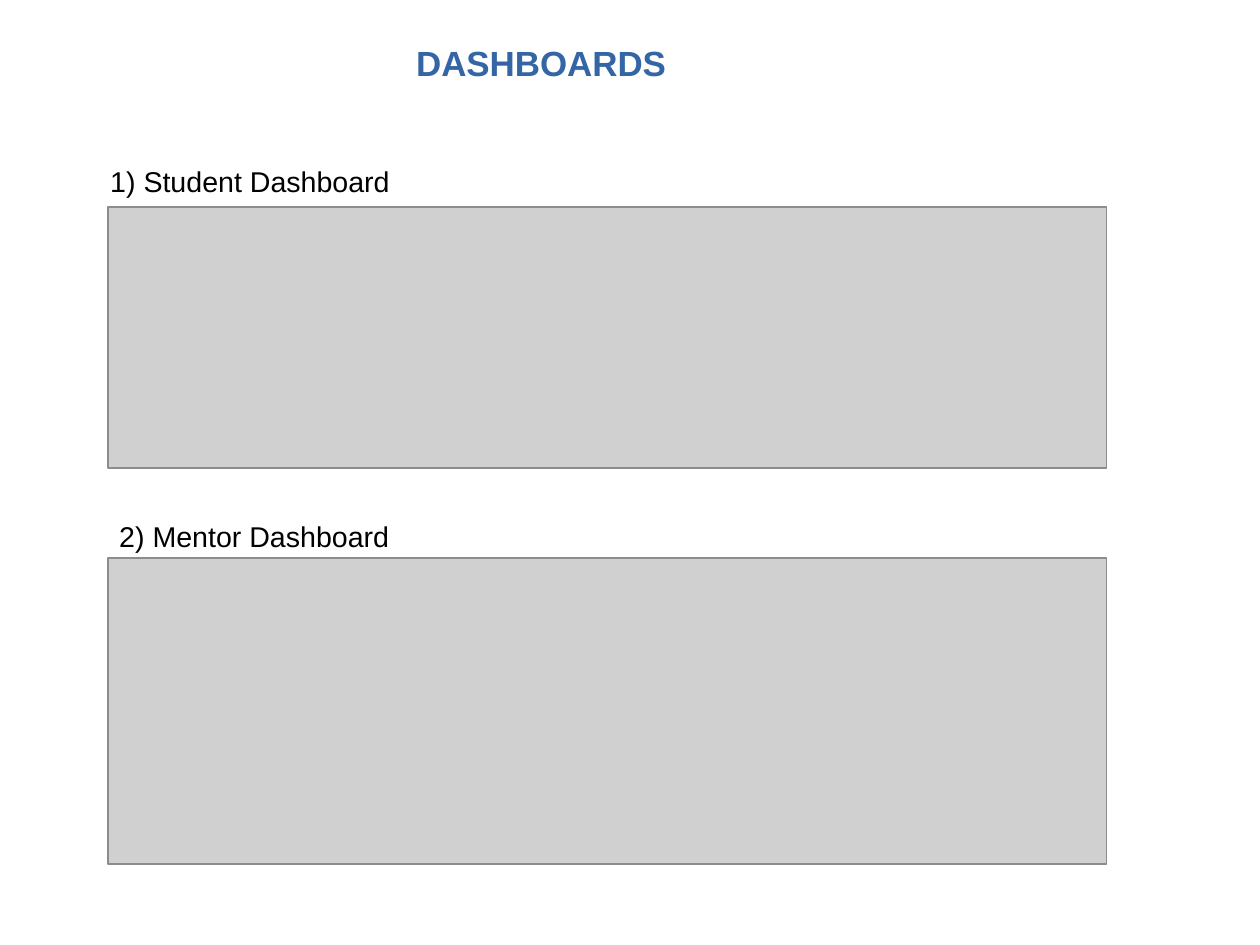
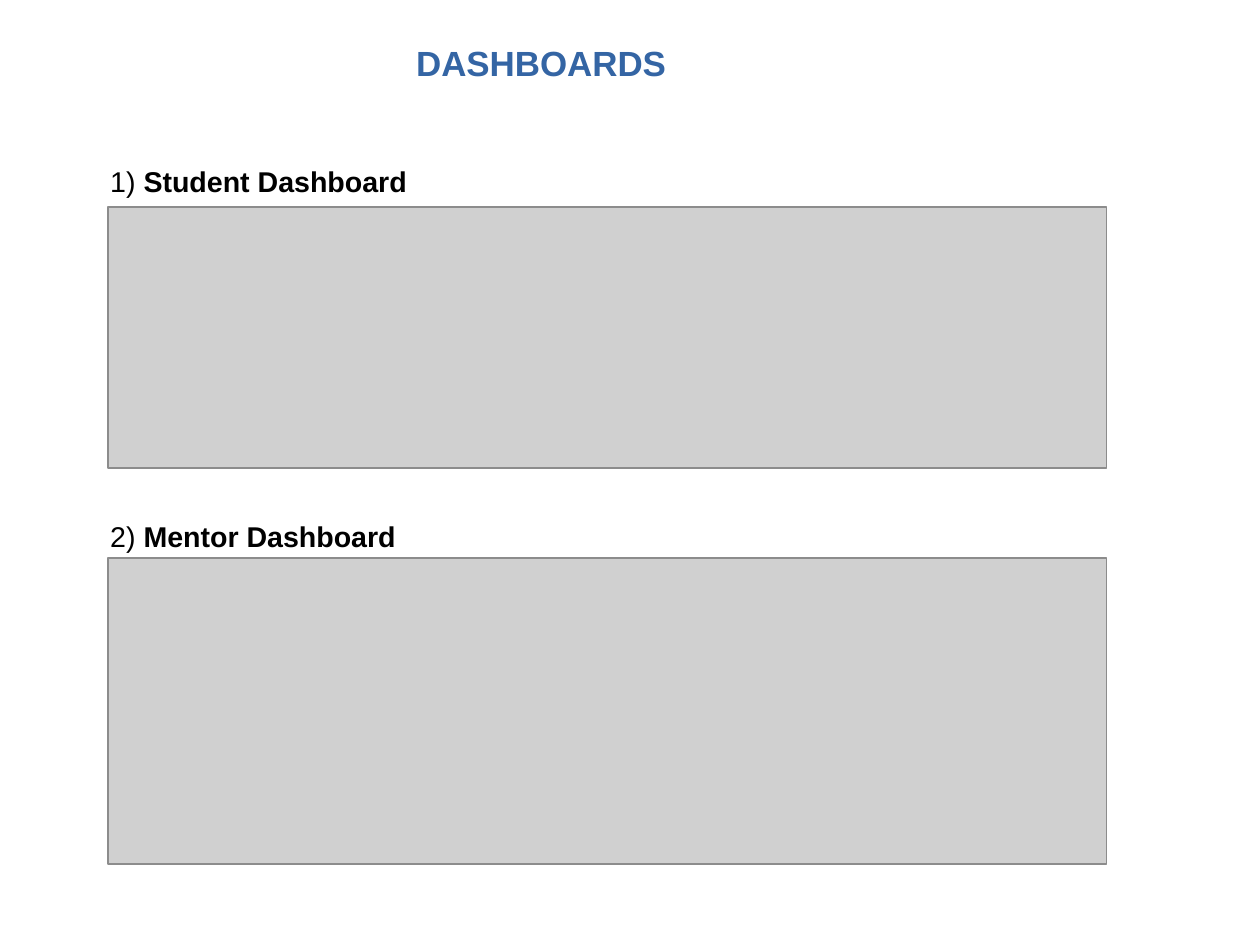
Before and after one commit to lokesh9026/backend, a slide deck: slide 7 of djangoproject/ppt.odp (slide 9 before the commit). Drawn at 1260x945 pixels with LibreOffice and Linux fonts; fonts in the diff are those of the drawing; grey boxes stand for pictures; background and template pictures are left out. Boxes give left, top, right and bottom in pixels: in the first picture for what was removed or moved away, otherwise in the second. Text is boxed around its words. In the diff, an @@ line names an element or a change of style, - is before the commit and + after.

Commit message:
student-counselling_system django project

```diff
--- a/djangoproject/ppt.odp
+++ b/djangoproject/ppt.odp
@@ text "1) Student Dashboard" at box(110, 171, 407, 198): bold on in "Student Dashboard" @@
@@ text "2) Mentor Dashboard": place and size @@
-text "2) Mentor Dashboard" at box(119, 526, 389, 552)
+text "2) Mentor Dashboard" at box(110, 526, 396, 552)
@@ text "2) Mentor Dashboard" at box(110, 526, 396, 552): bold on in "Mentor Dashboard" @@
```
Also in this commit, not shown: 3 other slides changed, 2 slides added, 4 slides removed, 30 other files.
